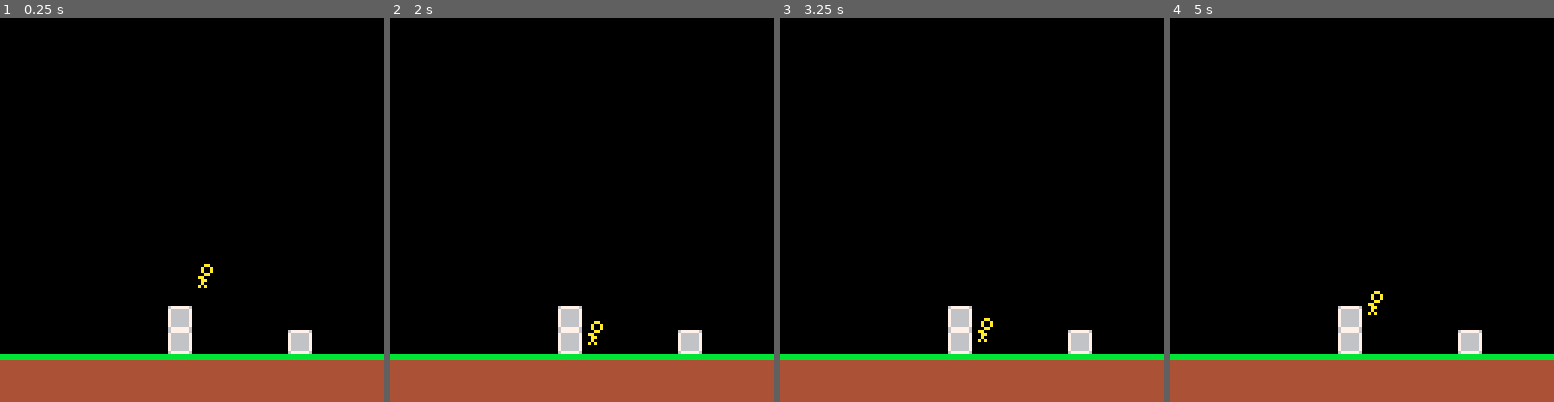
Above: before the commit, frames 1-4 (left to right).
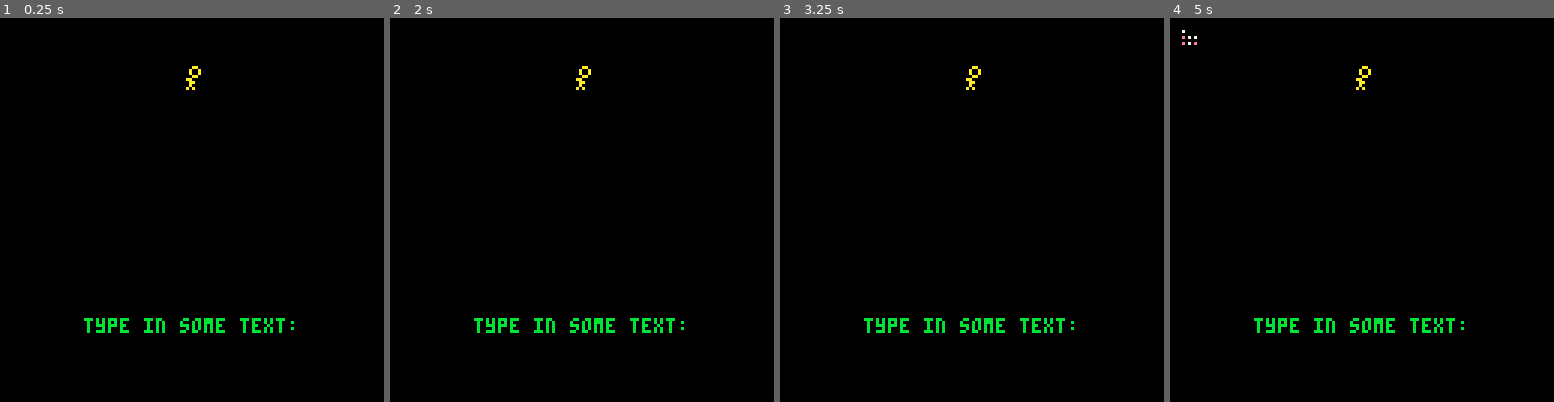
Above: after the commit, the same moments.

Repository: ruby-yacht/sietch-8
Game: PICO-8 cartridge hop.p8
Same seed, same stepped clock (60 frames per second), same inputs: the game is played once before the commit and once after it.
Inputs:
- Up to frame 1 (0.25 s): no input
- Up to frame 2 (2 s): tap O (Z key) at 0.7, 1.7 s
- Up to frame 3 (3.25 s): tap O (Z key) at 2.1, 2.5, 2.9 s
- Up to frame 4 (5 s): tap O (Z key) every 0.4 s from 3.3 to 4.9 s

The runs differ from the first frame. In frame 1, 15% of the frame differs, in the area x 0-100%, y 12-100%; in frame 2, 15%; in frame 3, 15%; in frame 4, 15%, in the area x 0-100%, y 3-100%.

Commit message:
testing keyboard input

Diff:
--- a/test.lua
+++ b/test.lua
@@ -4,6 +4,81 @@
 
 local players = {}
 local playerCount = 0
+
+asci="\1\2\3\4\5\6\7\8\9\10\11\12\13\14\15\16\17\18\19\20\21\22\23\24\25\26\27\28\29\30\31\32\33\34\35\36\37\38\39\40\41\42\43\44\45\46\47\48\49\50\51\52\53\54\55\56\57\58\59\60\61\62\63\64\65\66\67\68\69\70\71\72\73\74\75\76\77\78\79\80\81\82\83\84\85\86\87\88\89\90\91\92\93\94\95\96\97\98\99\100\101\102\103\104\105\106\107\108\109\110\111\112\113\114\115\116\117\118\119\120\121\122\123\124\125\126\127\128\129\130\131\132\133\134\135\136\137\138\139\140\141\142\143\144\145\146\147\148\149\150\151\152\153\154\155\156\157\158\159\160\161\162\163\164\165\166\167\168\169\170\171\172\173\174\175\176\177\178\179\180\181\182\183\184\185\186\187\188\189\190\191\192\193\194\195\196\197\198\199\200\201\202\203\204\205\206\207\208\209\210\211\212\213\214\215\216\217\218\219\220\221\222\223\224\225\226\227\228\229\230\231\232\233\234\235\236\237\238\239\240\241\242\243\244\245\246\247\248\249\250\251\252\253\254\255"
+
+-- main program ---------------
+function main()
+
+cls()
+spr(1,60,16)
+poke(24365,1) -- mouse+key kit
+
+t=""
+print("type in some text:",28,100,11)
+repeat
+  --grect(0,108,128,5)
+
+  print(t,64-len(t)*2,108,6)
+  --grect(64+len(t)*2,108,3,5,8)
+  --flip()
+  --grect(64+len(t)*2,108,3,5,0)
+  if stat(30)==true then
+    c=stat(31)
+    if c>=" " and c<="z" then
+      t=t..c
+    elseif c=="\8" then
+      t=fnd(t)
+    elseif c!="\13" then
+      cls()
+      color(7)
+      print("raw key:")
+      print(asc(c))
+      stop()
+    end
+  end
+until c=="\13"
+
+end --main()
+
+-->8
+-- functions ------------------
+
+-- grect: draw proper rectangle
+function grect(h,v,x,y,c)
+  rectfill(h,v,h+x-1,v+y-1,c)
+end --grect(.)
+
+-- return string minus last chr
+function fnd(a)
+  return sub(a,1,#a-1)
+end--fnd(.)
+
+-- len: return string length
+function len(a)
+  return #a
+end -- len(.)
+
+-- return pos # of str b in a
+function instr(a,b)
+local r=0
+  if (a==null or a=="") return 0
+  if (b==null or b=="") return 0
+  for i=1,#a-#b+1 do
+    if sub(a,i,i+#b-1)==b then
+      r=i
+      return r
+    end
+  end
+  return 0
+end --instr(.)
+
+-- return ascii id of character
+function asc(a)
+  return instr(asci,a)
+end --asc(.)
+
+main()
 
 function _init()
     cls(1)
